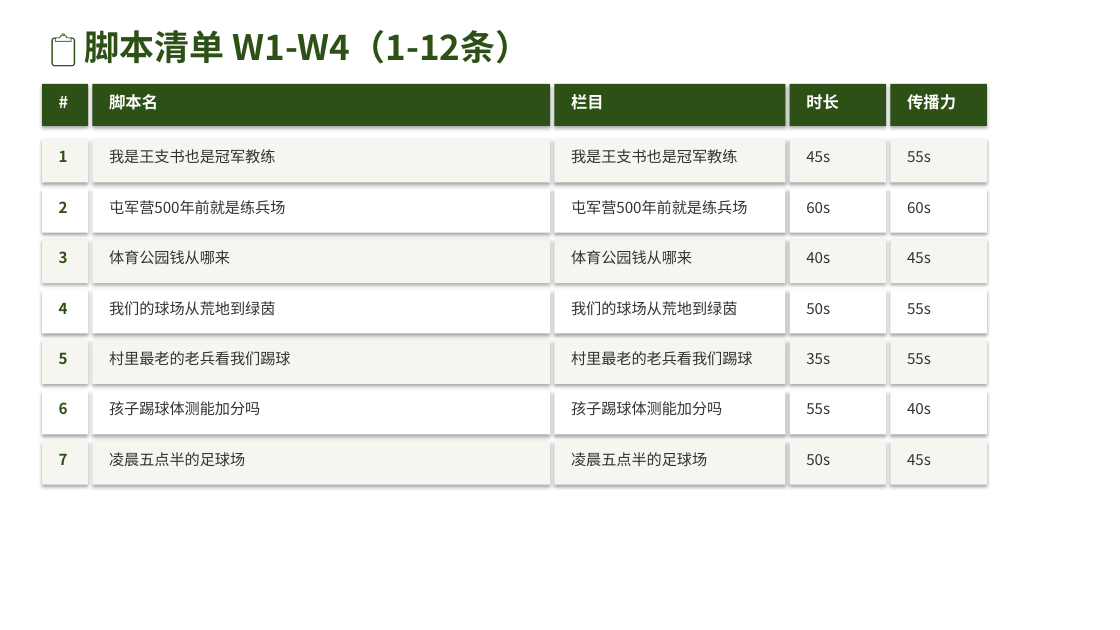
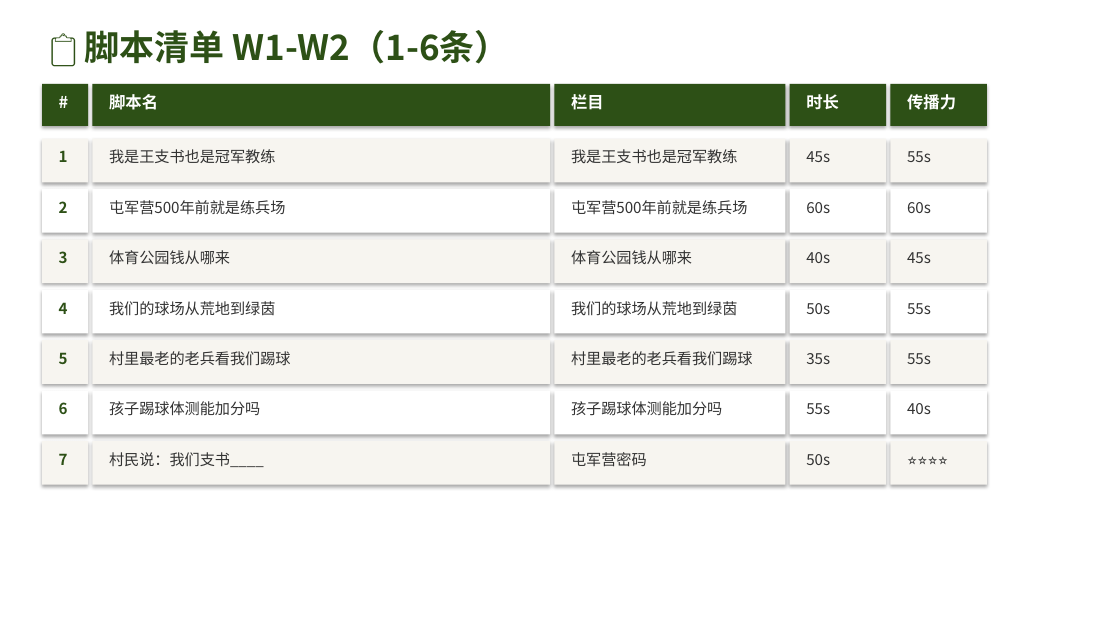
Before and after one commit to 975801846-star/workspace-outputs, a slide deck: slide 21 of tunjunying/plan_v2.pptx. Drawn at 1120x630 pixels with LibreOffice and Linux fonts; fonts in the diff are those of the drawing. Boxes give left, top, right and bottom in pixels: in the first picture for what was removed or moved away, otherwise in the second. Text is boxed around its words. In the diff, an @@ line names an element or a change of style, - is before the commit and + after.

Commit message:
fix: 24条脚本分4页完整展示（每页6条），28页PPT，已含中性表述+王支书替换

```diff
--- a/tunjunying/plan_v2.pptx
+++ b/tunjunying/plan_v2.pptx
@@ text at <box>85,30,510,64</box>: text changed @@
-📋 脚本清单 W1-W4（1-12条）
+📋 脚本清单 W1-W2（1-6条）
@@ text at <box>109,452,264,467</box>: text changed @@
-凌晨五点半的足球场
+村民说：我们支书____
@@ text at <box>571,452,647,467</box>: text changed @@
-凌晨五点半的足球场
+屯军营密码
@@ text at <box>907,454,931,465</box>: text changed @@
-45s
+⭐⭐⭐⭐
```
Also in this commit, not shown: 19 other slides changed, 2 slides added.
